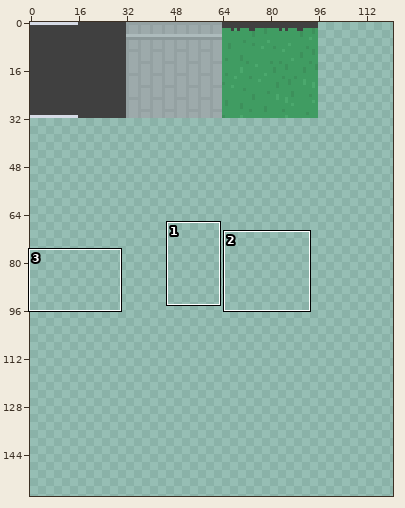
Edited in one commit: sprite sheet (res/tiles.png). Above: a wide view before the commit, with the close-up outlined.
Close-up. First the earlier version:
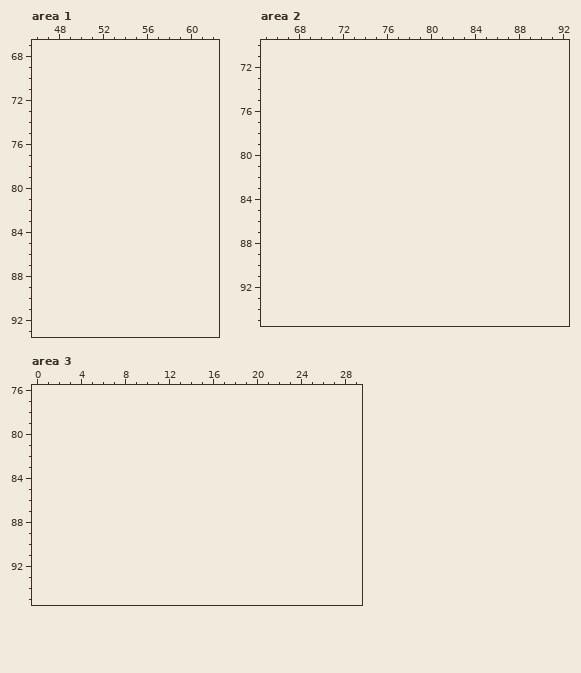
The file is 256x32 pixels. Colours within 5 levels of each other are drawn and written as one. Shown: area 1: x 46..62, y 67..93; area 2: x 65..92, y 70..95; area 3: x 0..29, y 76..95. The old version is drawn lined up with the new one, on the new canvas. The wide view leaves out empty margins. The commit also changed other parts of the picture, which this record leaves out.
Now the later version:
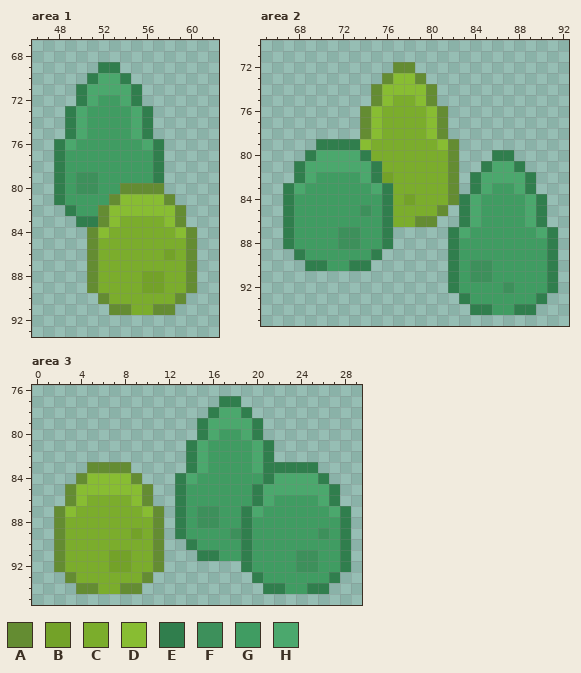
Palette (. is transparent): A #648c32  B #73a228  C #7bad2c  D #88bd32  E #307e4d  F #3d905b  G #409c62  H #4ba86d
Change:
canvas 256x32 -> 128x160 (the part of the old canvas that was cut away was empty and is not shown)
Changed rows in their new state; - is an unchanged pixel.
Area 1:
first column x 48:
69 ----EE-------
70 ---EHHE------
71 --EHHHHE-----
72 --EHGGHE-----
73 -EHGGGGHE----
74 -EHGGGGHE----
75 -EHGGGGHE----
76 EHGGGGGGHE---
77 EGGGGGGGGE---
78 EGGGGGGGGE---
79 EGFFGGGGGE---
80 EGFFGGAAAA---
81 EGGGGADDDDA--
82 -EGGADDDDDDA-
83 --EEADCCCCDA-
84 ---ADCCCCCCDA
85 ---ACCCCCCCCA
86 ---ACCCCCCBCA
87 ---ACCCCCCCCA
88 ---ACCCCBBCCA
89 ---ACCCCBBCCA
90 ----ACCCCCCA-
91 -----AACCAA--
Area 2:
first column x 67:
72 ----------AA-------------
73 ---------ADDA------------
74 --------ADDDDA-----------
75 --------ADCCDA-----------
76 -------ADCCCCDA----------
77 -------ADCCCCDA----------
78 -------ADCCCCDA----------
79 ---EEEEDCCCCCCDA---------
80 --EHHHHECCCCCCCA---EE----
81 -EHHHHHHECCCCCCA--EHHE---
82 -EHGGGGHEBCCCCCA-EHHHHE--
83 EHGGGGGGHECCCCCA-EHGGHE--
84 EGGGGGGGGECBCCCAEHGGGGHE-
85 EGGGGGGFGECCCCA-EHGGGGHE-
86 EGGGGGGGGECCAA--EHGGGGHE-
87 EGGGGFFGGE-----EHGGGGGGHE
88 EGGGGFFGGE-----EGGGGGGGGE
89 -EGGGGGGE------EGGGGGGGGE
90 --EEGGEE-------EGFFGGGGGE
91 ---------------EGFFGGGGGE
92 ---------------EGGGGFGGGE
93 ----------------EGGGGGGE-
94 -----------------EEGGEE--
Area 3:
first column x 2:
77 ---------------EE----------
78 --------------EHHE---------
79 -------------EHHHHE--------
80 -------------EHGGHE--------
81 ------------EHGGGGHE-------
82 ------------EHGGGGHE-------
83 ---AAAA-----EHGGGGHEEEEE---
84 --ADDDDA---EHGGGGGGEHHHHE--
85 -ADDDDDDA--EGGGGGGEHHHHHHE-
86 -ADCCCCDA--EGGGGGGEHGGGGHE-
87 ADCCCCCCDA-EGFFGGEHGGGGGGHE
88 ACCCCCCCCA-EGFFGGEGGGGGGGGE
89 ACCCCCCBCA-EGGGGFEGGGGGGFGE
90 ACCCCCCCCA--EGGGGEGGGGGGGGE
91 ACCCCBBCCA---EEGGEGGGGFFGGE
92 ACCCCBBCCA-------EGGGGFFGGE
93 -ACCCCCCA---------EGGGGGGE-
94 --AACCAA-----------EEGGEE--
Changed places in both close-ups, as pixel boxes (x1, y1, x2, y2):
added: (54, 62, 197, 315)
added: (283, 62, 558, 315)
added: (54, 396, 351, 594)
